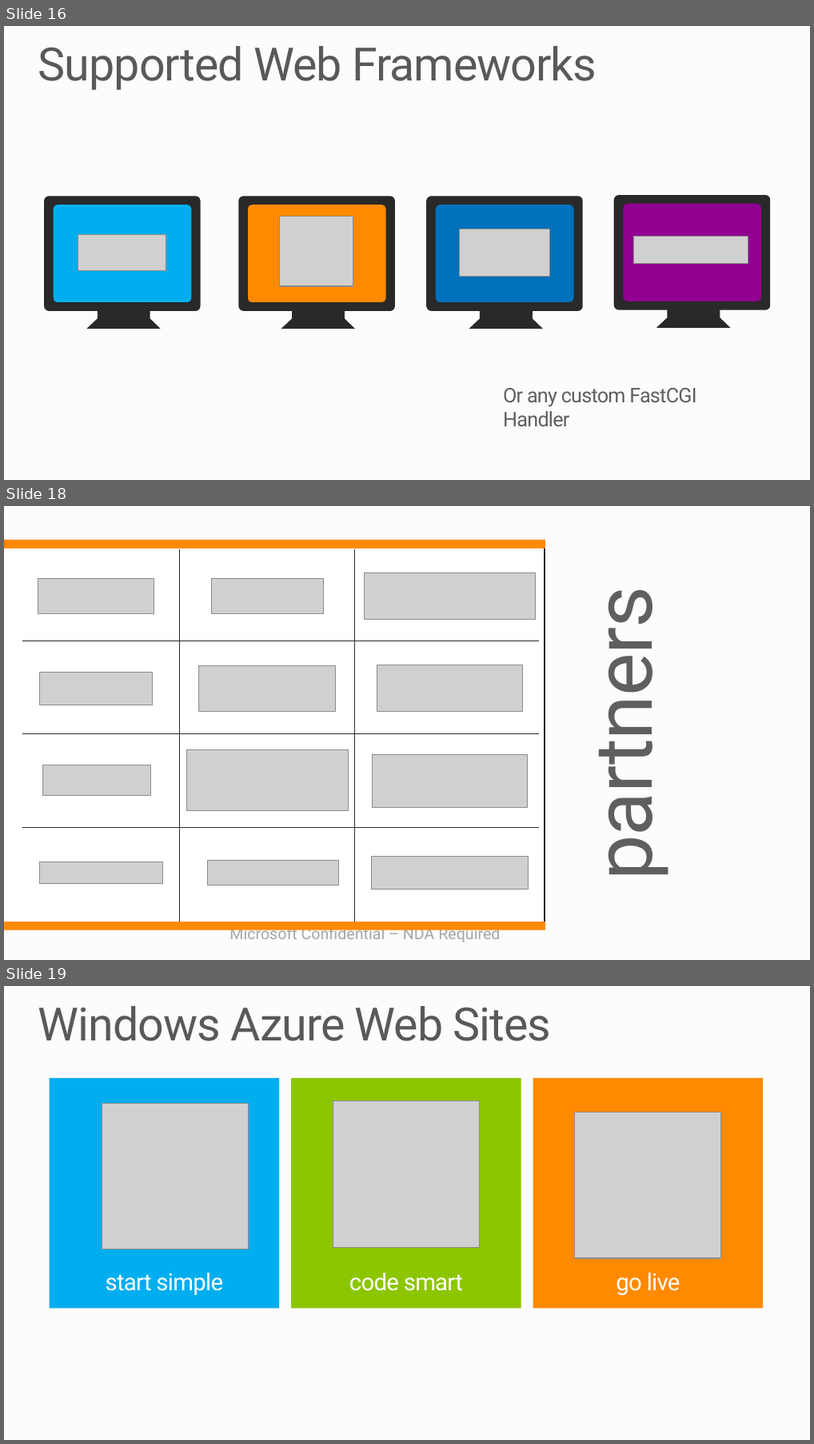
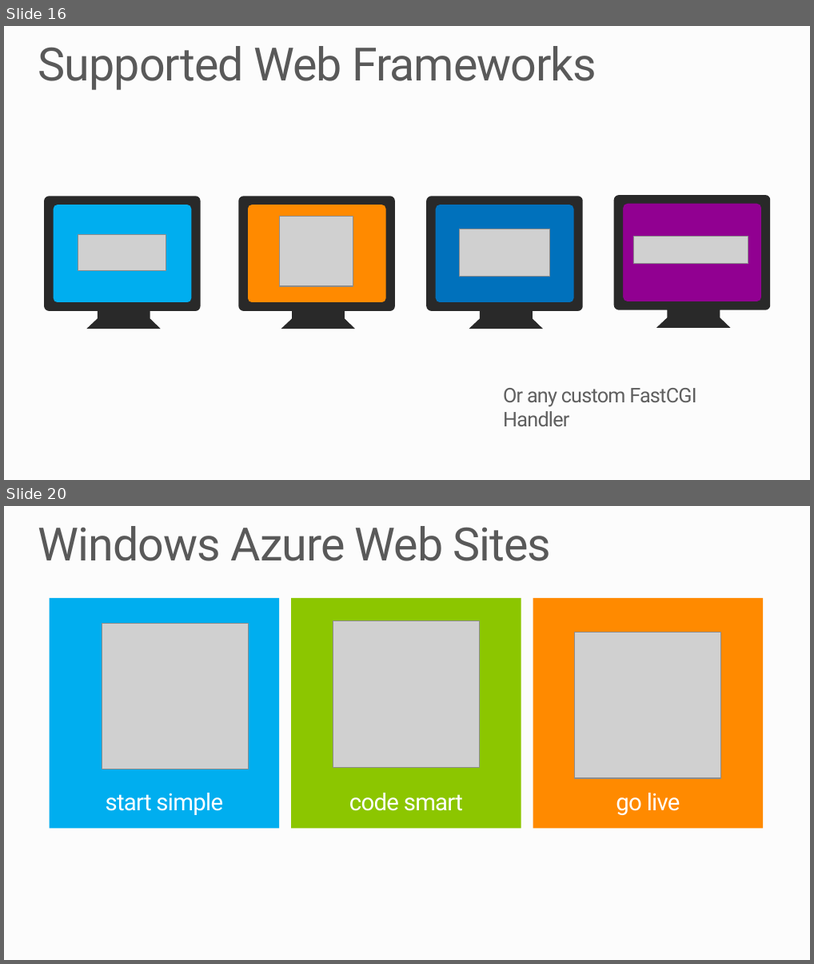
Before and after one commit to raz2/PRESENTATION-WindowsAzureWebSites, a slide deck: WindowsAzureWebSites.pptx. Shown one above the other, each under a label of ours: slides 16, 18 and 19 before the commit, slides 16 and 20 after it; the slides between them are not shown. The pictures are 814x1444 and 814x964 pixels, drawn with LibreOffice and Linux fonts; fonts in the diff are those of the drawing; grey boxes stand for pictures; background and template pictures are left out. Boxes give left, top, right and bottom in pixels: in the first picture for what was removed or moved away, otherwise in the second. Text is boxed around its words. In the diff, an @@ line names an element or a change of style, - is before the commit and + after.

```diff
--- a/WindowsAzureWebSites.pptx
+++ b/WindowsAzureWebSites.pptx
@@ slide 18 removed at bbox=[4, 506, 810, 960], background #FCFCFC @@
@@ rectangle removed at bbox=[4, 546, 545, 928] @@
@@ rectangle removed at bbox=[4, 540, 546, 548] @@
@@ line removed from (354, 548) to (354, 921) @@
@@ picture removed at bbox=[365, 573, 535, 620] @@
@@ picture removed at bbox=[38, 579, 154, 614] @@
@@ picture removed at bbox=[211, 578, 323, 613] @@
@@ text removed at bbox=[568, 616, 674, 871] @@
-partners
@@ picture removed at bbox=[39, 672, 152, 705] @@
@@ picture removed at bbox=[199, 666, 335, 711] @@
@@ picture removed at bbox=[378, 665, 522, 712] @@
@@ picture removed at bbox=[42, 765, 151, 795] @@
@@ picture removed at bbox=[187, 749, 348, 810] @@
@@ picture removed at bbox=[373, 754, 528, 808] @@
@@ group removed at bbox=[22, 548, 539, 926]: 4 lines @@
@@ picture removed at bbox=[39, 862, 163, 884] @@
@@ picture removed at bbox=[208, 860, 339, 884] @@
@@ picture removed at bbox=[371, 856, 528, 889] @@
@@ rectangle removed at bbox=[4, 921, 546, 930] @@
@@ text removed at bbox=[230, 924, 500, 942] @@
-Microsoft Confidential – NDA Required
@@ what was slide 19 is now slide 20 @@
```
Also in this commit, not shown: 1 slide changed, 2 slides added.
